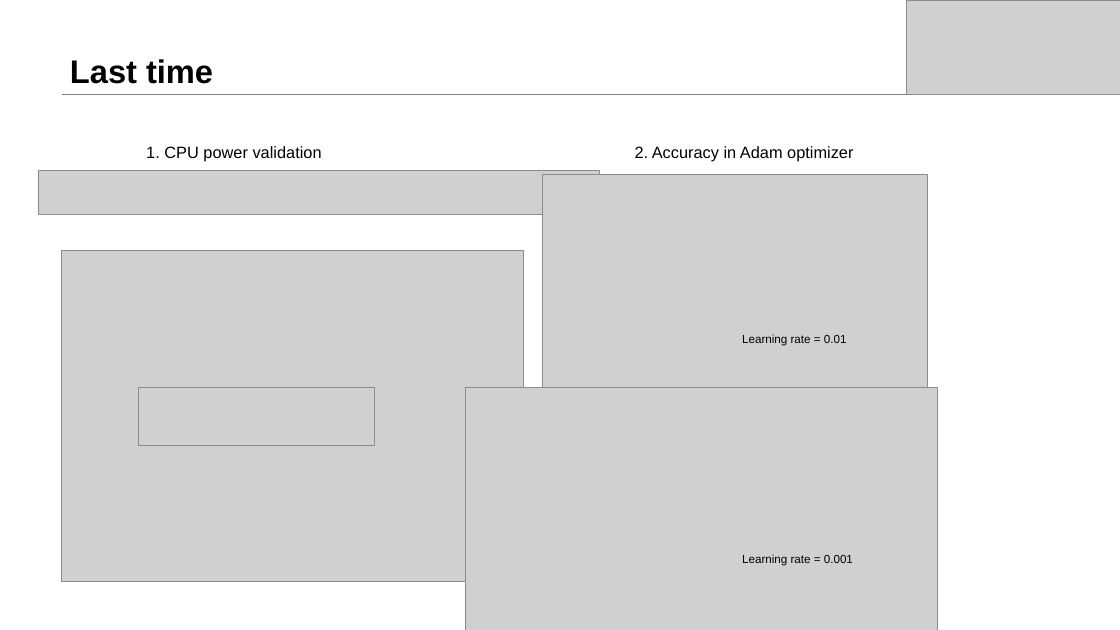
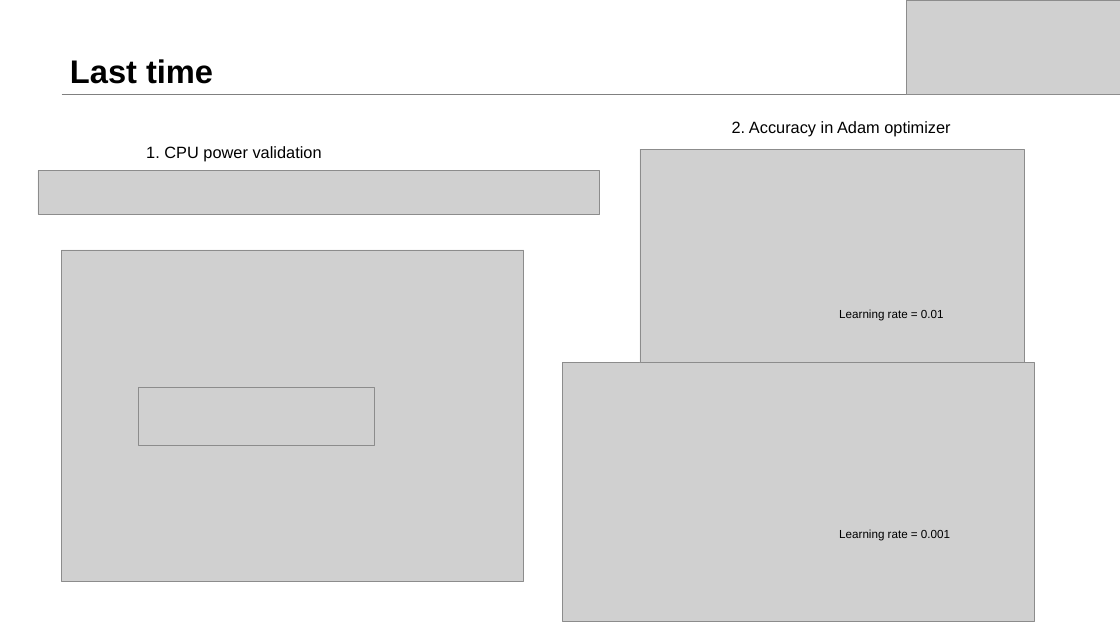
Before and after one commit to dtjgp/GreenAI, a slide deck: slide 3 of presentation/4th_presentation/GreenAI_4th.pptx. Drawn at 1120x630 pixels with LibreOffice and Linux fonts; fonts in the diff are those of the drawing; grey boxes stand for pictures. Boxes give left, top, right and bottom in pixels: in the first picture for what was removed or moved away, otherwise in the second. Text is boxed around its words. In the diff, an @@ line names an element or a change of style, - is before the commit and + after.

```diff
--- a/presentation/4th_presentation/GreenAI_4th.pptx
+++ b/presentation/4th_presentation/GreenAI_4th.pptx
@@ 3 texts, 2 pictures moved together from (x1=466, y1=146, x2=938, y2=630) to (x1=563, y1=121, x2=1034, y2=622) @@
```
Also in this commit, not shown: 5 other files.
